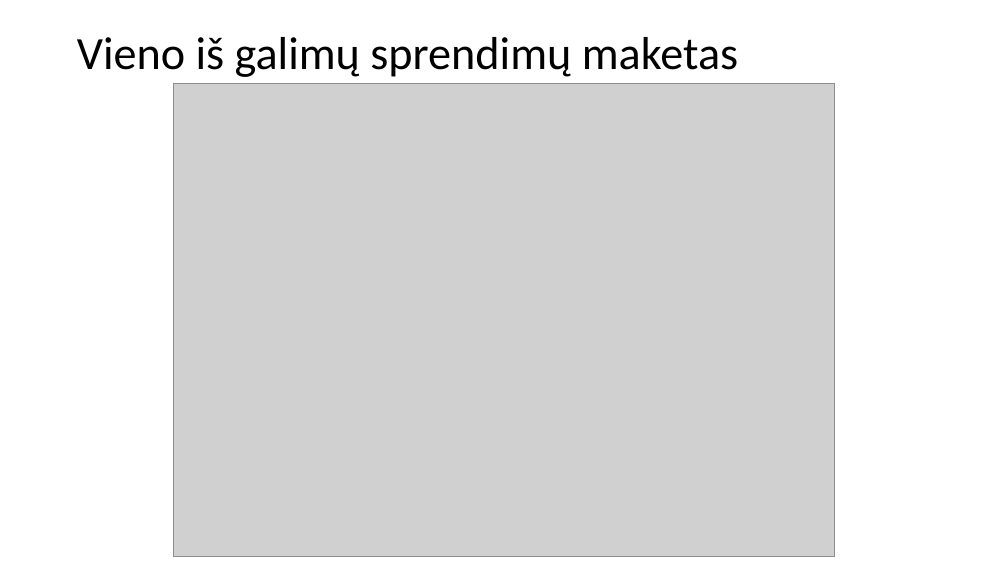
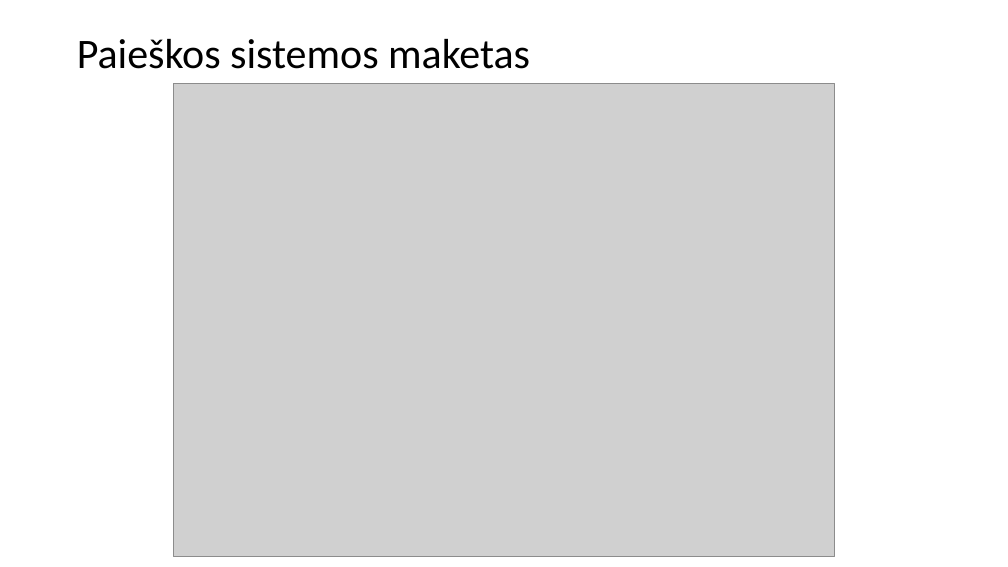
Before and after one commit to Steror/Projektinis-darbas, a slide deck: slide 4 of Atsiskaitymas/Projektinio pristatymas.pptx. Drawn at 1008x567 pixels with LibreOffice and Linux fonts; fonts in the diff are those of the drawing; grey boxes stand for pictures. Boxes give left, top, right and bottom in pixels: in the first picture for what was removed or moved away, otherwise in the second. Text is boxed around its words. In the diff, an @@ line names an element or a change of style, - is before the commit and + after.

```diff
--- a/Atsiskaitymas/Projektinio pristatymas.pptx
+++ b/Atsiskaitymas/Projektinio pristatymas.pptx
@@ title at (77,39,530,69): text changed; size 44 to 40 pt @@
-Vieno iš galimų sprendimų maketas
+Paieškos sistemos maketas
```
Also in this commit, not shown: 6 other slides changed, 5 slides added, 1 slide removed, 1 other file.
